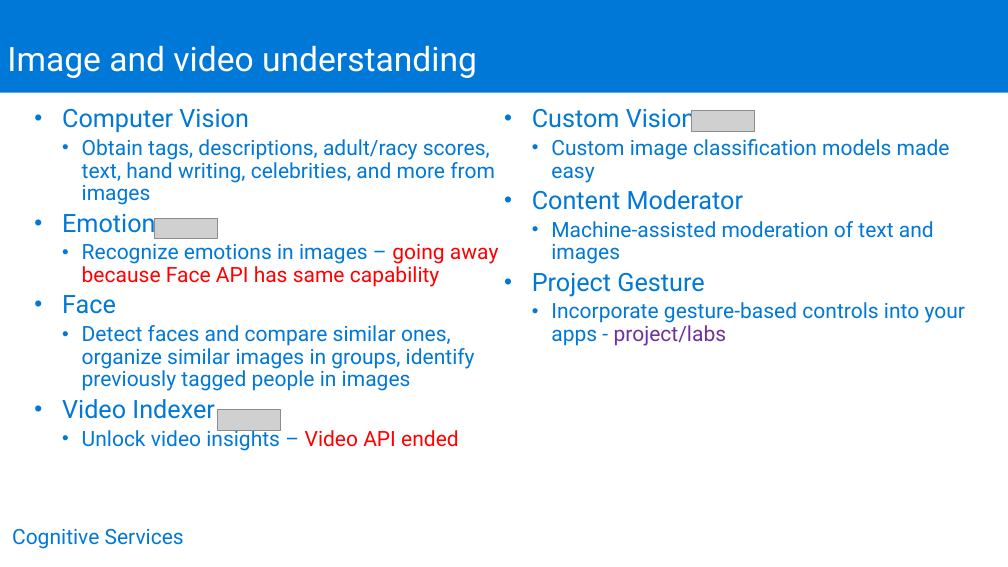
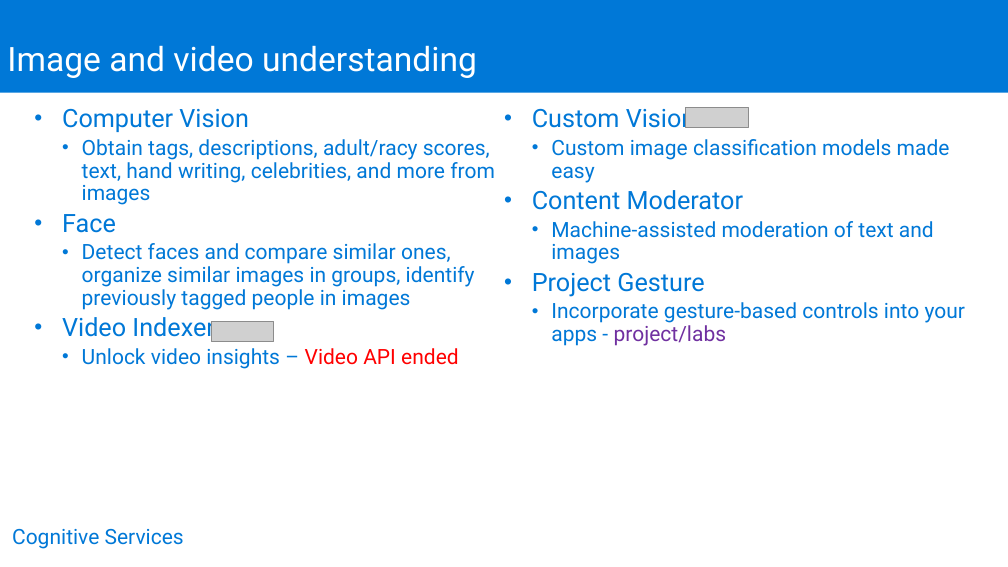
Before and after one commit to joeax/LearnAI-DesigningandArchitectingIntelligentAgents, a slide deck: slide 10 of 05-cognitive_services/resources/slides/IntelligentAgent_05_CognitiveServices_Instructor.pptx. Drawn at 1008x567 pixels with LibreOffice and Linux fonts; fonts in the diff are those of the drawing; grey boxes stand for pictures; background and template pictures are left out. Boxes give left, top, right and bottom in pixels: in the first picture for what was removed or moved away, otherwise in the second. Text is boxed around its words. In the diff, an @@ line names an element or a change of style, - is before the commit and + after.

Commit message:
removing emotion api

```diff
--- a/05-cognitive_services/resources/slides/IntelligentAgent_05_CognitiveServices_Instructor.pptx
+++ b/05-cognitive_services/resources/slides/IntelligentAgent_05_CognitiveServices_Instructor.pptx
@@ picture: place and size @@
-picture at bbox=[692, 110, 755, 131]
+picture at bbox=[686, 107, 749, 128]
@@ text at bbox=[62, 214, 499, 287]: paragraphs removed @@
-• Emotion
-  • Recognize emotions in images – going away because Face API has same capability
@@ picture removed at bbox=[154, 219, 217, 239] @@
@@ picture: place and size @@
-picture at bbox=[217, 410, 280, 430]
+picture at bbox=[211, 321, 274, 342]
```
